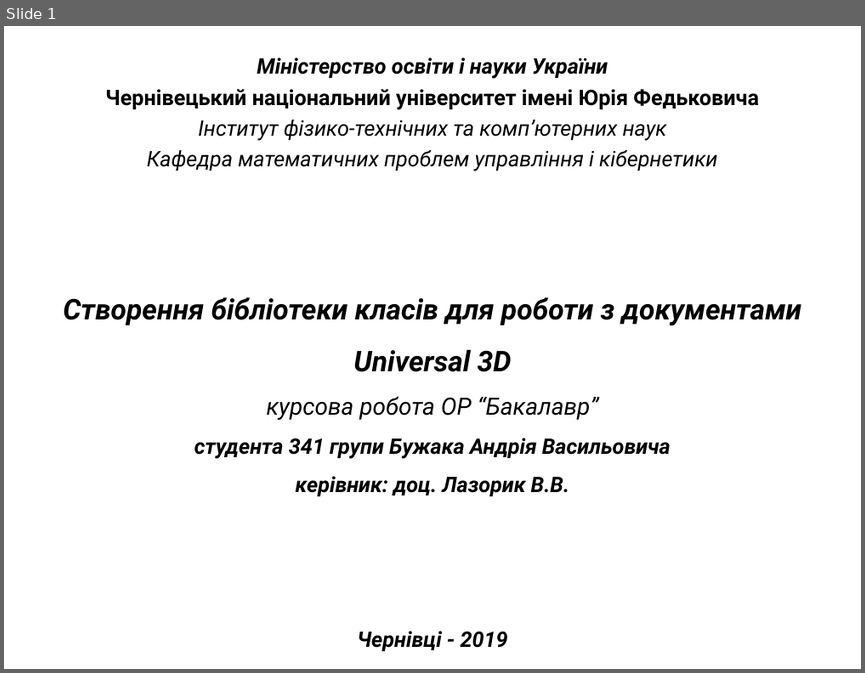
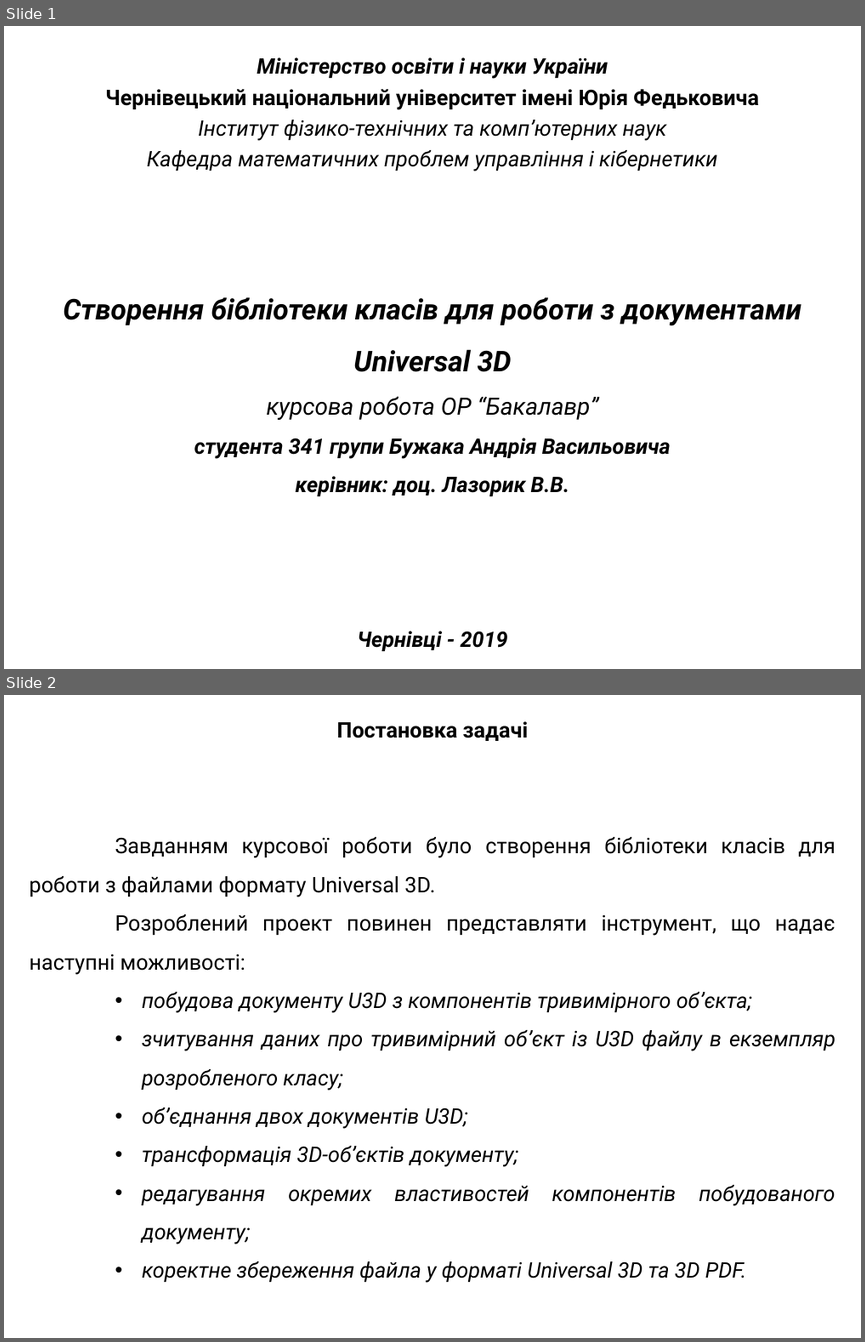
Before and after one commit to heo732/University-Course_3, a slide deck: CourseProject/Presentation/U3DSpace.pptx. Shown one above the other, each under a label of ours: slide 1 before the commit, slides 1 and 2 after it. The pictures are 865x673 and 865x1342 pixels, drawn with LibreOffice and Linux fonts; fonts in the diff are those of the drawing. Boxes give left, top, right and bottom in pixels: in the first picture for what was removed or moved away, otherwise in the second. Text is boxed around its words. In the diff, an @@ line names an element or a change of style, - is before the commit and + after.

```diff
--- a/CourseProject/Presentation/U3DSpace.pptx
+++ b/CourseProject/Presentation/U3DSpace.pptx
@@ slide 2 added at (4, 695, 861, 1338), background #FFFFFF @@
@@ text added at (30, 721, 835, 1282), 18 pt, text #000000, italic @@
+Постановка задачі
+Завданням курсової роботи було створення бібліотеки класів для роботи з файлами формату Universal 3D.
+Розроблений проект повинен представляти інструмент, що надає наступні можливості:
+    • побудова документу U3D з компонентів тривимірного об’єкта;
+    • зчитування даних про тривимірний об’єкт із U3D файлу в екземпляр розробленого класу;
+    • об’єднання двох документів U3D;
+    • трансформація 3D-об’єктів документу;
+    • редагування окремих властивостей компонентів побудованого документу;
+    • коректне збереження файла у форматі Universal 3D та 3D PDF.
```
Also in this commit, not shown: 1 slide changed, 1 slide removed.
